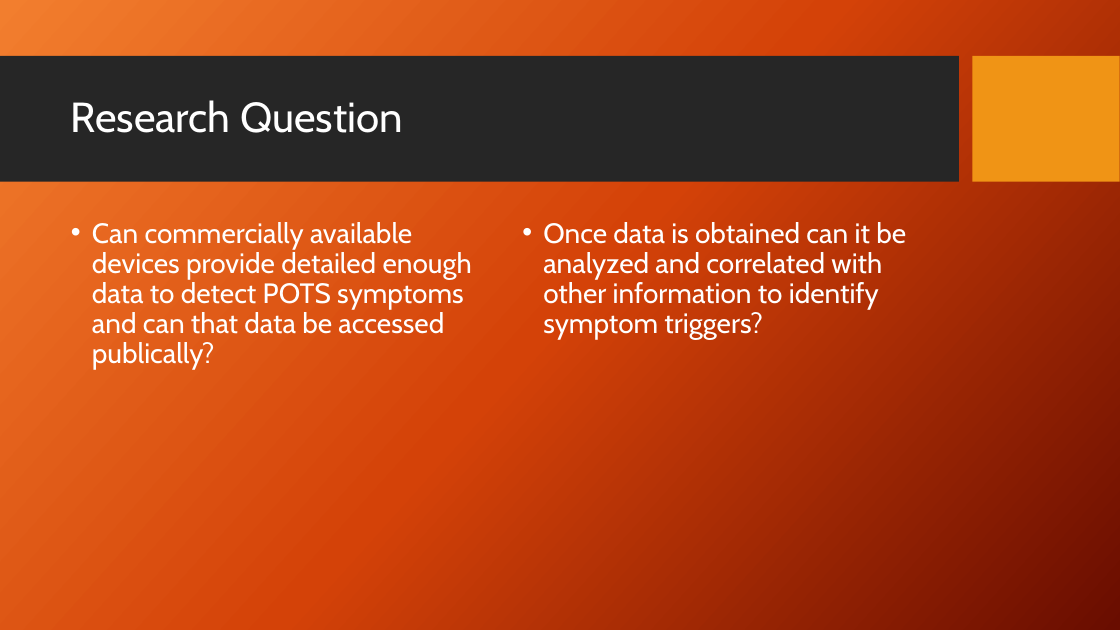
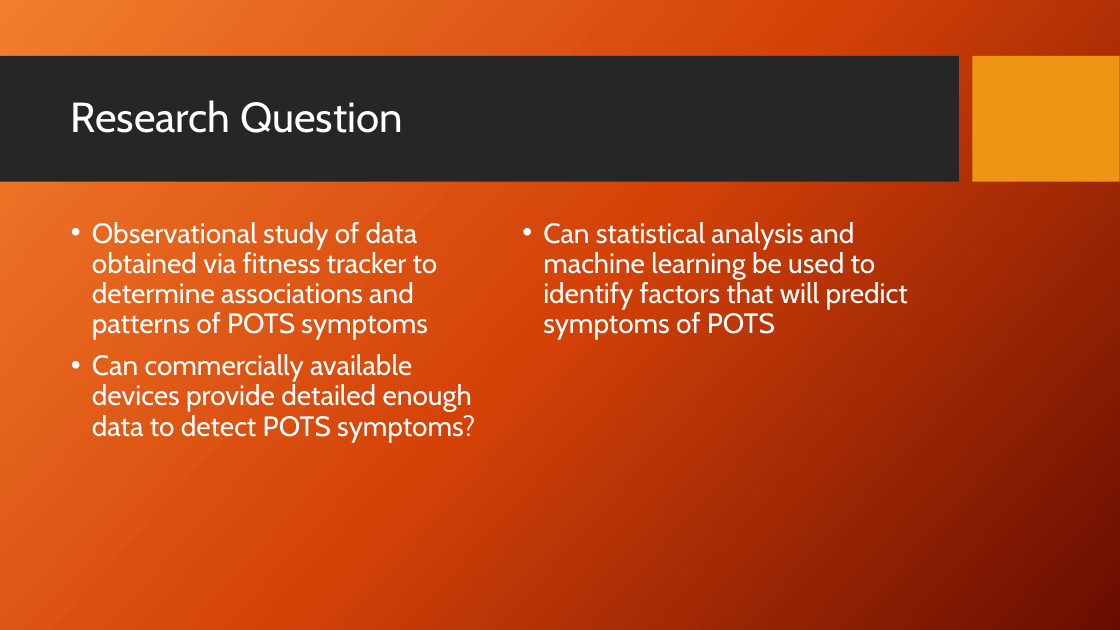
Before and after one commit to julielinx/Practicum1, a slide deck: slide 3 of Practicum 1 presentation.pptx (slide 2 before the commit). Drawn at 1120x630 pixels with LibreOffice and Linux fonts; fonts in the diff are those of the drawing; background and template pictures are left out. Boxes give left, top, right and bottom in pixels: in the first picture for what was removed or moved away, otherwise in the second. Text is boxed around its words. In the diff, an @@ line names an element or a change of style, - is before the commit and + after.

```diff
--- a/Practicum 1 presentation.pptx
+++ b/Practicum 1 presentation.pptx
@@ text at [92,222,475,442]: text changed @@
-• Can commercially available devices provide detailed enough data to detect POTS symptoms and can that data be accessed publically?
+• Observational study of data obtained via fitness tracker to determine associations and patterns of POTS symptoms
+• Can commercially available devices provide detailed enough data to detect POTS symptoms?
@@ text at [543,222,908,340]: text changed @@
-• Once data is obtained can it be analyzed and correlated with other information to identify symptom triggers?
+• Can statistical analysis and machine learning be used to identify factors that will predict symptoms of POTS
```
Also in this commit, not shown: 5 other slides changed, 8 slides added, 1 other file.
